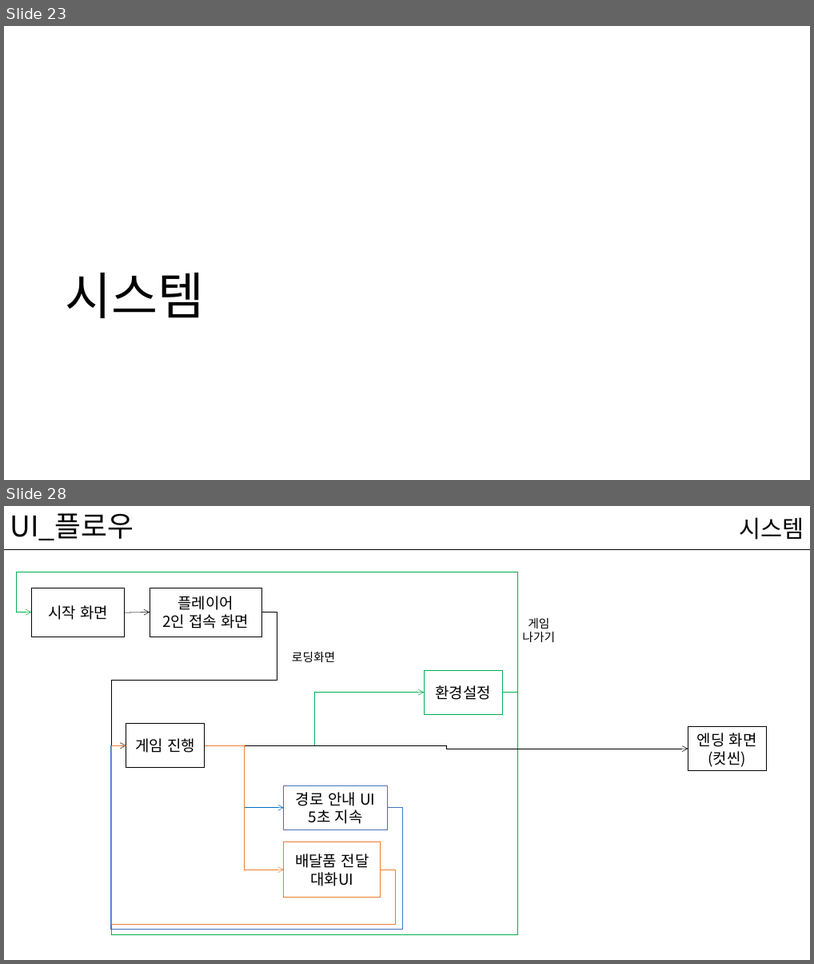
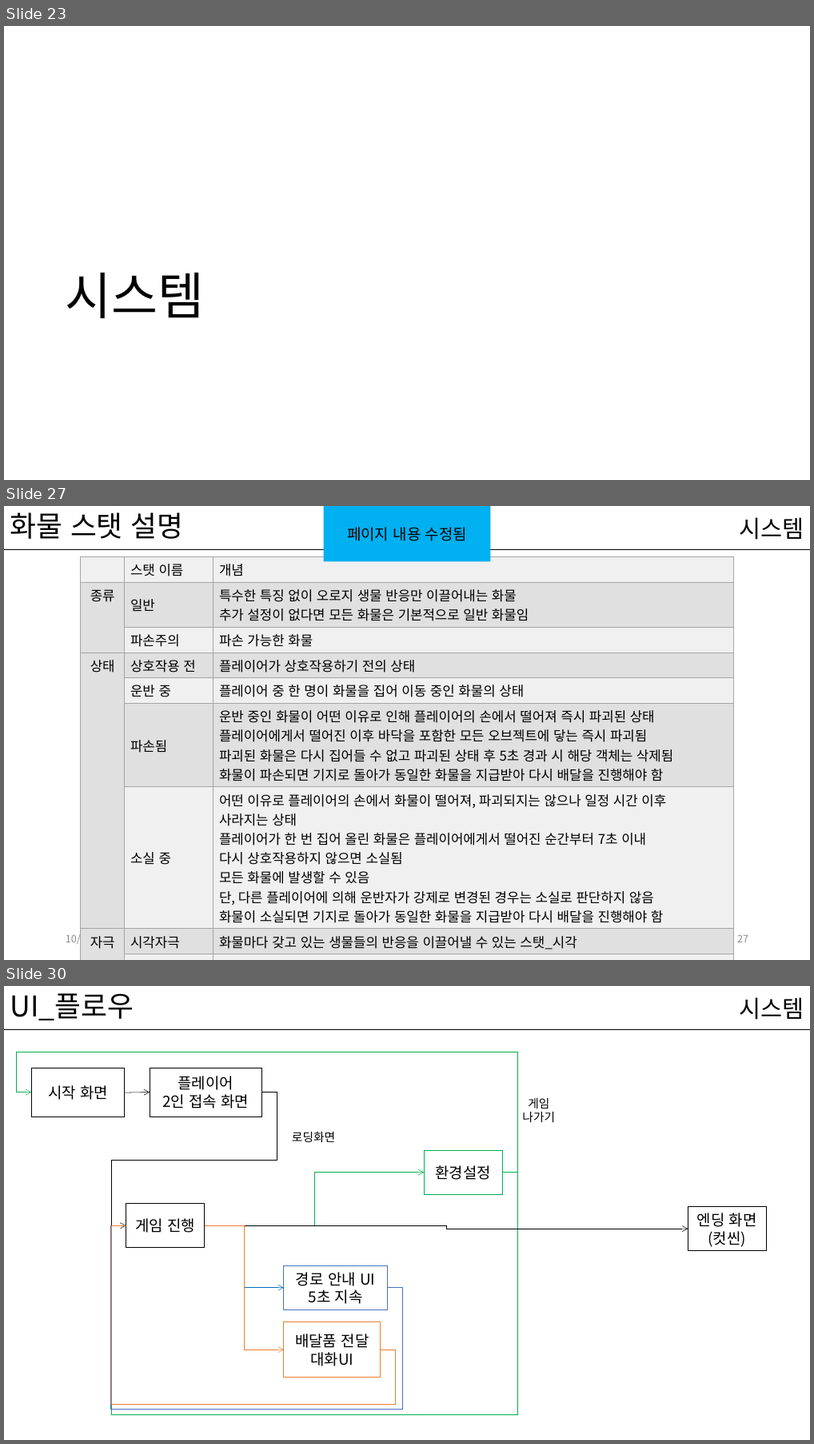
Before and after one commit to kwakyerin/2026_Graduation_Project, a slide deck: documents/HyunahKwon/design/designing/for_teammates/배트와 달트_기획서.pptx. Shown one above the other, each under a label of ours: slides 23 and 28 before the commit, slides 23, 27 and 30 after it; the slides between them are not shown. The pictures are 814x964 and 814x1444 pixels, drawn with LibreOffice and Linux fonts; fonts in the diff are those of the drawing. Boxes give left, top, right and bottom in pixels: in the first picture for what was removed or moved away, otherwise in the second. Text is boxed around its words. In the diff, an @@ line names an element or a change of style, - is before the commit and + after.

Commit message:
화물,생물 스탯 기획, 정리
기획서에 내용 수정하고 추가함

```diff
--- a/documents/HyunahKwon/design/designing/for_teammates/배트와 달트_기획서.pptx
+++ b/documents/HyunahKwon/design/designing/for_teammates/배트와 달트_기획서.pptx
@@ slide 27 added at bbox=[4, 506, 810, 960], background #FFFFFF; not listed: 1 template element that a slide beside it also shows @@
@@ title added at bbox=[10, 512, 184, 539], 34 pt, text #000000 @@
+화물 스탯 설명
@@ rectangle added at bbox=[324, 506, 491, 562], fill #00B0F0, 18 pt, text #000000 @@
+페이지 내용 수정됨
@@ text added at bbox=[739, 517, 804, 540], 28 pt, text #000000 @@
+시스템
@@ table added at bbox=[81, 557, 734, 952], 10 rows, 3 columns @@
+ | 스탯 이름 | 개념
+종류 | 일반 | 특수한 특징 없이 오로지 생물 반응만 이끌어내는 화물 추가 설정이 없다면 모든 화물은 기본적으로 일반 화물임
+ | 파손주의 | 파손 가능한 화물
+상태 | 상호작용 전 | 플레이어가 상호작용하기 전의 상태
+ | 운반 중 | 플레이어 중 한 명이 화물을 집어 이동 중인 화물의 상태
+ | 파손됨 | 운반 중인 화물이 어떤 이유로 인해 플레이어의 손에서 떨어져 즉시 파괴된 상태 플레이어에게서 떨어진 이후 바닥을 포함한 모든 오브젝트에 닿는 즉시 파괴됨 파괴된 화물은 다시 집어들 수 없고 파괴된 상태 후 5초 경과 시 해당 객체는 삭제됨 화물이 파손되면 기지로 돌아가 동일한 화물을 지급받아 다시 배달을 진행해야 함
+ | 소실 중 | 어떤 이유로 플레이어의 손에서 화물이 떨어져, 파괴되지는 않으나 일정 시간 이후 사라지는 상태 플레이어가 한 번 집어 올린 화물은 플레이어에게서 떨어진 순간부터 7초 이내 다시 상호작용하지 않으면 소실됨 모든 화물에 발생할 수 있음 단, 다른 플레이어에 의해 운반자가 강제로 변경된 경우는 소실로 판단하지 않음 화물이 소실되면 기지로 돌아가 동일한 화물을 지급받아 다시 배달을 진행해야 함
+자극 | 시각자극 | 화물마다 갖고 있는 생물들의 반응을 이끌어낼 수 있는 스탯_시각
+ | 후각자극 | 화물마다 갖고 있는 생물들의 반응을 이끌어낼 수 있는 스탯_후각
+ | 진동자극 | 화물마다 갖고 있는 생물들의 반응을 이끌어낼 수 있는 스탯_진동값
@@ text added at bbox=[66, 932, 118, 945], 12 pt, text #8C8C8C @@
+10/11/2026
@@ page number added at bbox=[738, 935, 749, 942], 12 pt, text #8C8C8C @@
+27
@@ what was slide 28 is now slide 30 @@
```
Also in this commit, not shown: 34 slides changed, 1 other slide added, 1 other file.
